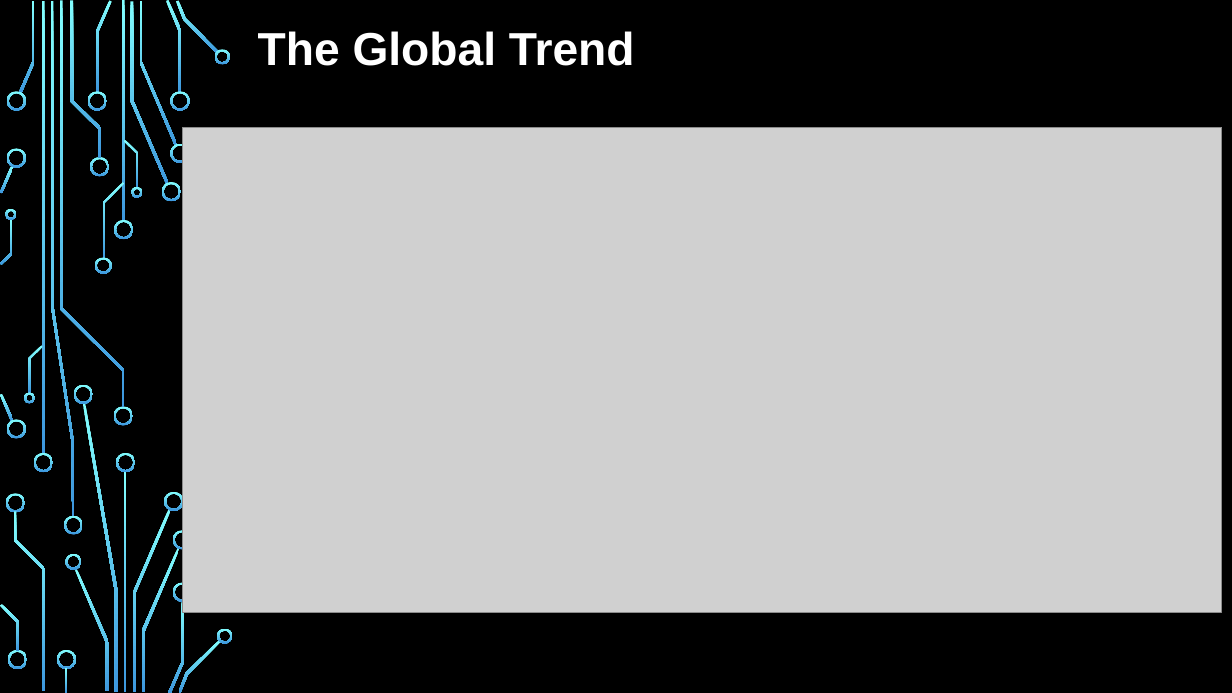
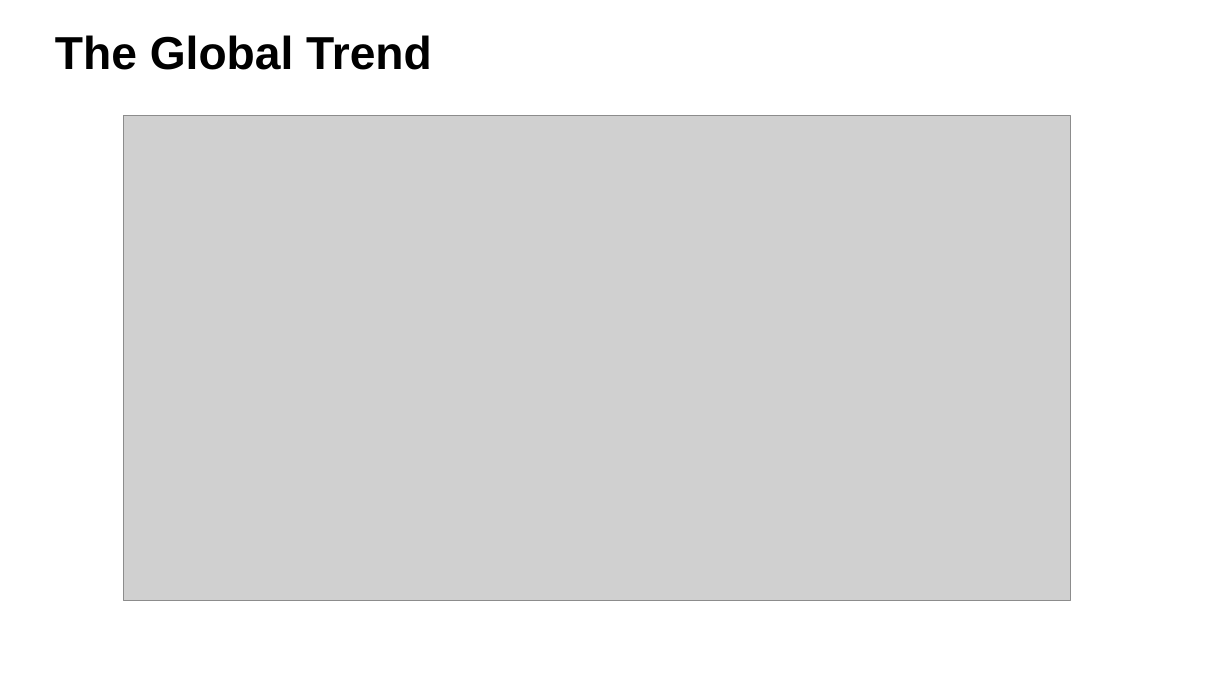
Before and after one commit to mguner-data/Global_Suicide_Data_Analysis, a slide deck: slide 3 of AL_Final_Presentation.pptx (slide 2 before the commit). Drawn at 1232x693 pixels with LibreOffice and Linux fonts; fonts in the diff are those of the drawing; grey boxes stand for pictures; background and template pictures are left out. Boxes give left, top, right and bottom in pixels: in the first picture for what was removed or moved away, otherwise in the second. Text is boxed around its words. In the diff, an @@ line names an element or a change of style, - is before the commit and + after.

```diff
--- a/AL_Final_Presentation.pptx
+++ b/AL_Final_Presentation.pptx
@@ background picture (left out) to #FFFFFF @@
@@ text "The Global Trend": place and size @@
-text "The Global Trend" at [258, 31, 635, 66]
+text "The Global Trend" at [55, 35, 432, 70]
@@ text "The Global Trend" at [55, 35, 432, 70]: text colour #FFFFFF to #000000 @@
@@ picture: place and size @@
-picture at [182, 128, 1222, 613]
+picture at [124, 116, 1071, 601]
@@ group removed at [0, 0, 233, 693]: 50 freeform shapes, 4 rectangles @@
```
Also in this commit, not shown: 8 other slides changed, 2 slides added.
